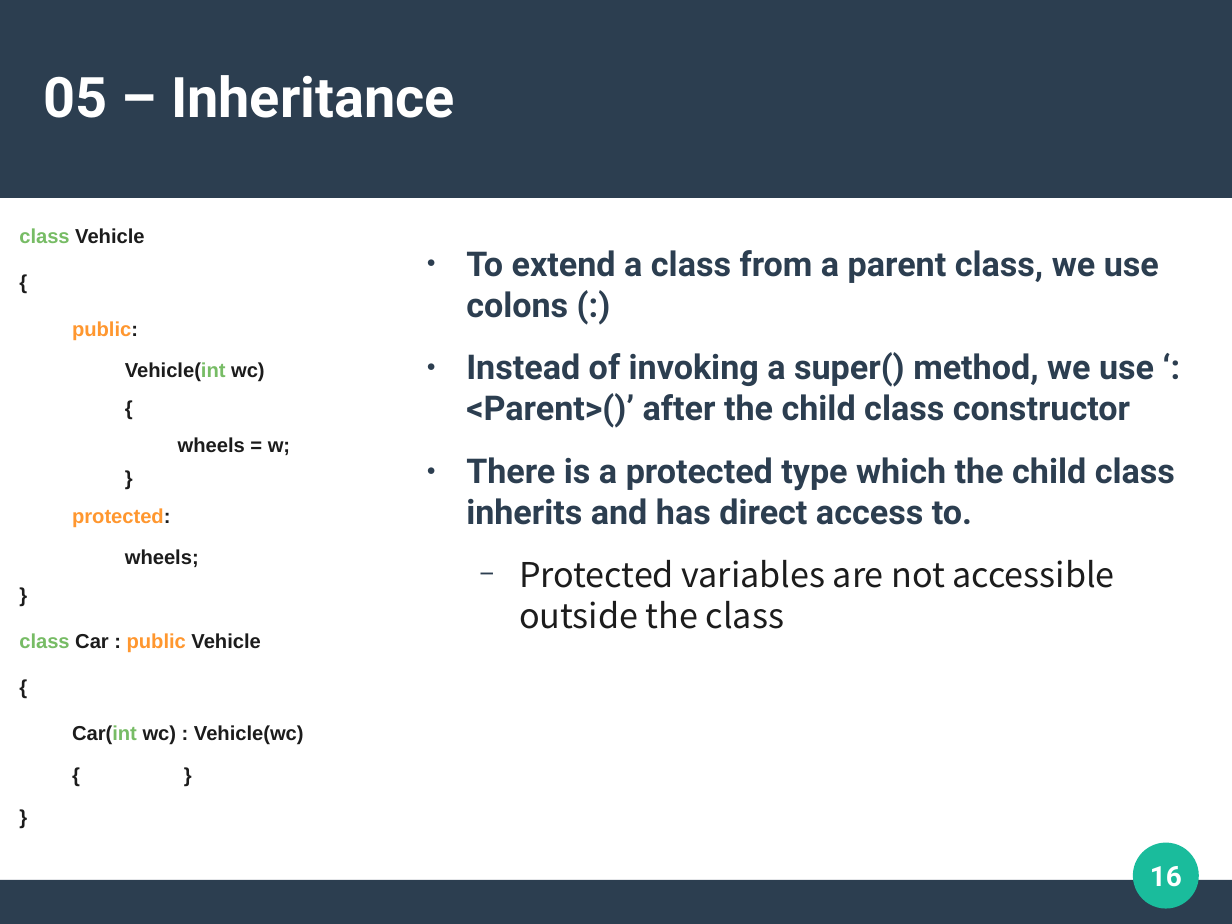
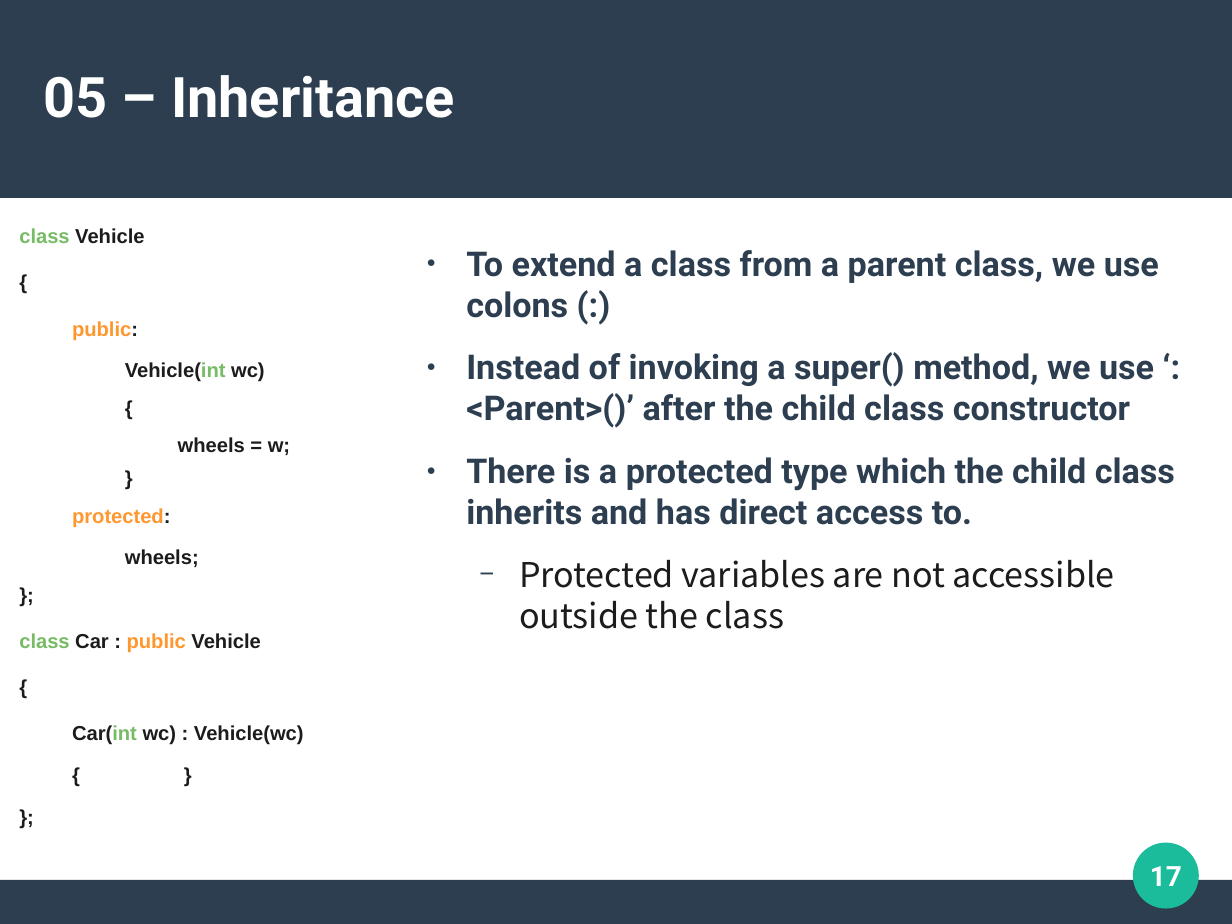
Before and after one commit to DuongTyler/CppCrashCourse, a slide deck: slide 17 of CPP.odp (slide 16 before the commit). Drawn at 1232x924 pixels with LibreOffice and Linux fonts; fonts in the diff are those of the drawing. Boxes give left, top, right and bottom in pixels: in the first picture for what was removed or moved away, otherwise in the second. Text is boxed around its words. In the diff, an @@ line names an element or a change of style, - is before the commit and + after.

```diff
--- a/CPP.odp
+++ b/CPP.odp
@@ text at (x1=19, y1=228, x2=304, y2=745): text changed @@
-● }
+● };
@@ text at (x1=19, y1=228, x2=304, y2=745): text changed @@
-● }
+● };
@@ page number at (x1=1150, y1=866, x2=1182, y2=886): text changed @@
-16
+17
```
Also in this commit, not shown: 8 other slides changed, 3 slides added, 1 slide removed, 2 other files.
